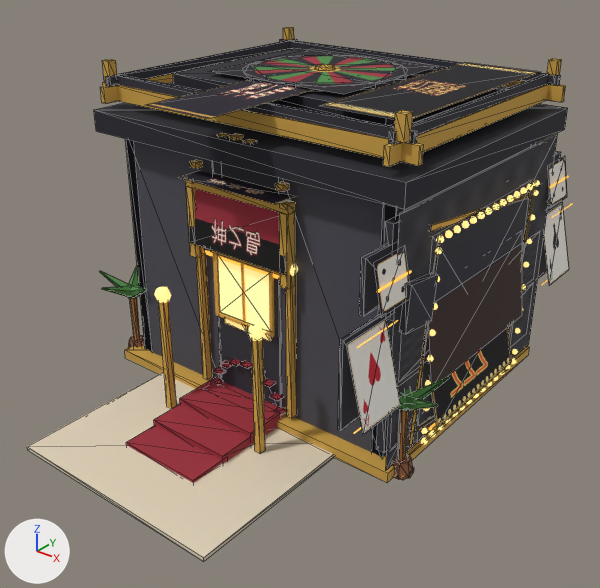
Renders of the glTF model server/src/main/resources/public/models/casino.glb from each side of a commit.
The view is the same before and after, from a camera (50 mm lens) standing at (6.39, -8.65, 6.23) and looking at (0.24, -0.96, 1.47). Arrows for +X, +Y and +Z are at lower left; the lights stay in place. The older version comes first. Mesh edges are drawn as thin lines on the coarser meshes. Where no turn or scale is listed for an object, it has been applied to the vertices. Vertices at exactly the same position are counted once.

Script lines for the objects in view, before the commit:
```python
me_door = bpy.data.meshes.new('door')
me_door.from_pydata(...)  # a box spanning x -0.52..0.52, y -1.72..-1.63, z 0.08..2.1, material slot 0; a box spanning x -0.57..0.57, y -1.75..-1.65, z 2.12..2.19, material slot 1
me_door.materials.append(mat_cas_dark)  # dark grey #2e2e38
me_door.materials.append(mat_gold)  # orange #d4a84b
me_roof_deco = bpy.data.meshes.new('roof_deco')
me_roof_deco.from_pydata(...)  # 8 vertices, 4 faces; spans x -0.47..2.09, y -2.72..1.6, z 4.16..4.17
# faces by material slot: [2, 2]
me_roof_deco.materials.append(mat_tex_casino_cas_roof_sign_png)  # picture img_cas_roof_sign
me_roof_deco.materials.append(mat_tex_casino_cas_arch_roof_png)  # picture img_cas_arch_roof
me_sign_face = bpy.data.meshes.new('sign_face')
me_sign_face.from_pydata([(2.41, -1.21, 0.98), (2.41, 1.21, 0.98), (2.27, 1.21, 2.19), (2.27, -1.21, 2.19)], [], [(0, 1, 2), (0, 2, 3)])
me_sign_face.materials.append(mat_sign)  # brown #3a2620
ob_door = bpy.data.objects.new('door', me_door)
ob_door.location = (0.0, 0.0, 0.0)
ob_roof_deco = bpy.data.objects.new('roof_deco', me_roof_deco)
ob_roof_deco.location = (0.0, 0.0, 0.0)
ob_sign_face = bpy.data.objects.new('sign_face', me_sign_face)
ob_sign_face.location = (0.0, 0.0, 0.0)
# also in view: 'entry_arch' at (0.0, -1.86, 1.97); 'marquee_tower' at (2.23, -0.23, 1.53); 'walls' at (0.06, 0.0, 1.75); 'dice' at (2.27, 0.0, 2.66); 'roof' at (0.0, 0.0, 3.86)
```
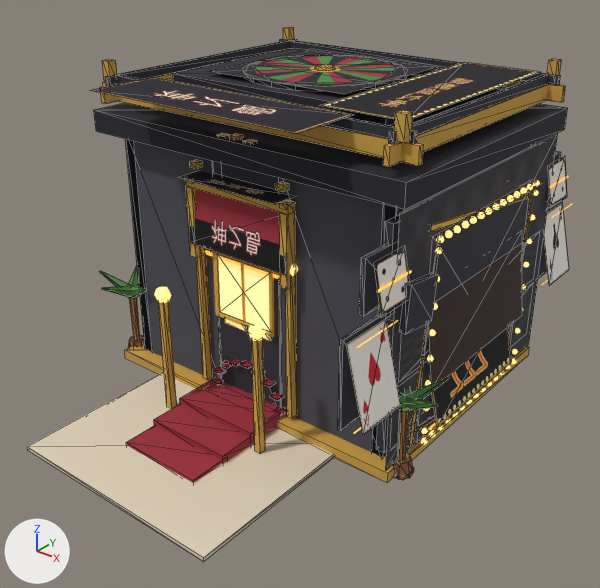
Changed parts and their boxes [x1, y1, x2, y2] in the pictures (600 x 588 px):
```json
{"object": "roof_deco", "change": "reshaped", "before": [147, 62, 540, 119], "after": [91, 62, 540, 134], "on screen": "14% wider, 26% taller"}
```

The change, as JSON lines over the scene's bpy script:
```json
{"block": "me_roof_deco", "where": "# used by ob_roof_deco; location = (0.0, 0.0, 0.0)"}
{"op": "remove", "block": "me_roof_deco", "code": "me_roof_deco.from_pydata(...)  # 8 vertices, 4 faces; spans x -0.47..2.09, y -2.72..1.6, z 4.16..4.17"}
{"op": "add", "block": "me_roof_deco", "code": "me_roof_deco.from_pydata(...)  # 8 vertices, 4 faces; spans x -1.52..2.09, y -2.62..1.6, z 4.16..4.17"}
{"block": "me_roof_deco", "change": "me_roof_deco part 1"}
{"op": "set", "path": "me_roof_deco.vertices[0].co", "old": "(1.01, -1.6, 4.17)", "new": "(2.09, -1.6, 4.17)", "note": "pixel (318, 105) -> not seen"}
{"op": "set", "path": "me_roof_deco.vertices[1].co", "old": "(2.09, -1.6, 4.17)", "new": "(2.09, 1.6, 4.17)", "note": "not seen -> pixel (541, 71)"}
{"op": "set", "path": "me_roof_deco.vertices[2].co", "old": "(2.09, 1.6, 4.17)", "new": "(1.01, 1.6, 4.17)", "note": "pixel (541, 71) -> pixel (464, 62)"}
{"op": "set", "path": "me_roof_deco.vertices[3].co", "old": "(1.01, 1.6, 4.17)", "new": "(1.01, -1.6, 4.17)", "note": "pixel (464, 62) -> pixel (318, 105)"}
{"op": "set", "path": "me_roof_deco.vertices[4].co", "old": "(-0.47, -2.72, 4.16)", "new": "(-1.52, -2.62, 4.16)", "note": "not seen -> pixel (89, 90)"}
{"op": "set", "path": "me_roof_deco.vertices[5].co", "old": "(0.47, -2.72, 4.16)", "new": "(1.52, -2.62, 4.16)", "note": "pixel (208, 118) -> pixel (296, 133)"}
{"op": "set", "path": "me_roof_deco.vertices[6].co", "old": "(0.47, 0.32, 4.16)", "new": "(1.52, -1.68, 4.16)", "note": "not seen -> pixel (354, 114)"}
{"op": "set", "path": "me_roof_deco.vertices[7].co", "old": "(-0.47, 0.32, 4.16)", "new": "(-1.52, -1.68, 4.16)", "note": "not seen -> pixel (151, 77)"}
```
